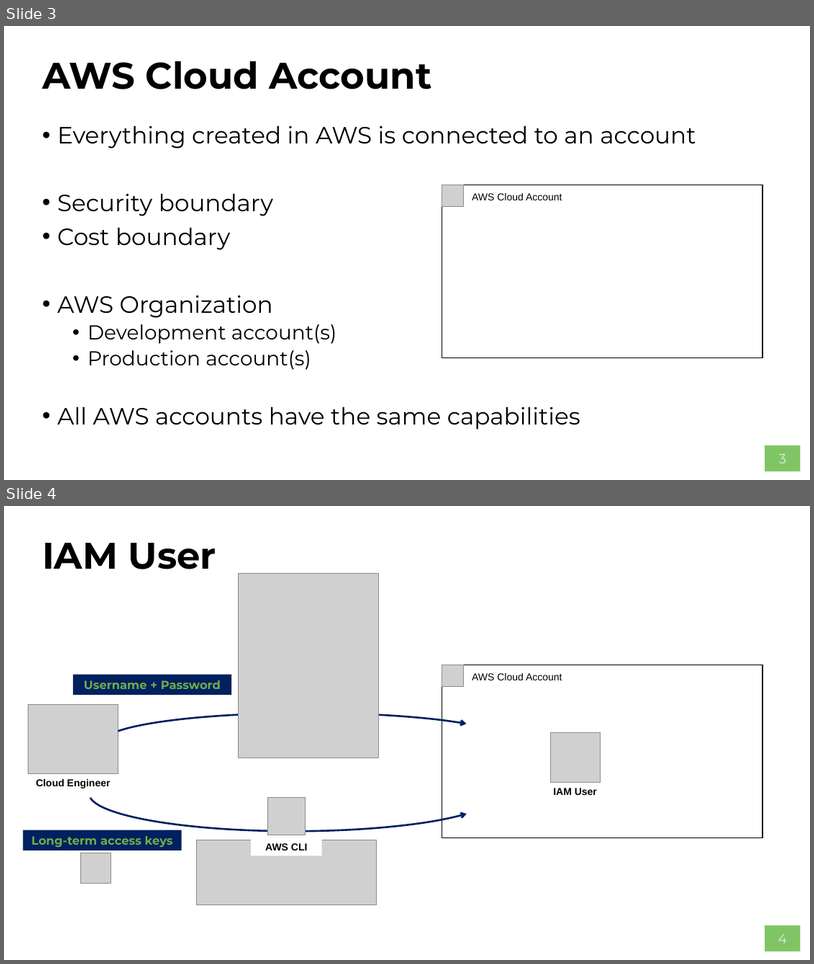
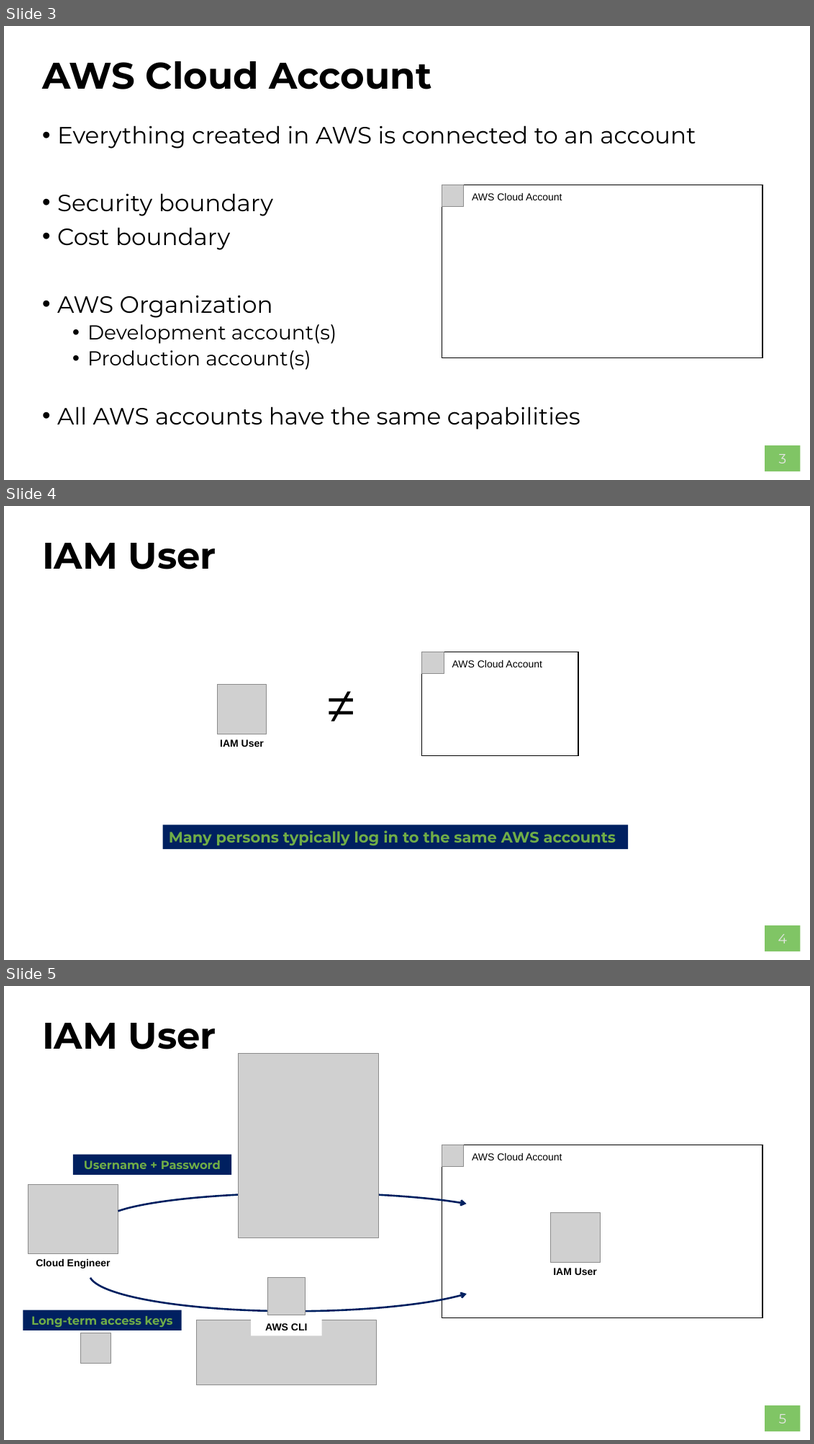
Before and after one commit to AWS-Competence-Group/sessions, a slide deck: 02-identity-and-access-management/02-identity-and-access-management.pptx. Shown one above the other, each under a label of ours: slides 3 and 4 before the commit, slides 3, 4 and 5 after it. The pictures are 814x964 and 814x1444 pixels, drawn with LibreOffice and Linux fonts; fonts in the diff are those of the drawing; grey boxes stand for pictures; background and template pictures are left out. Boxes give left, top, right and bottom in pixels: in the first picture for what was removed or moved away, otherwise in the second. Text is boxed around its words. In the diff, an @@ line names an element or a change of style, - is before the commit and + after.

```diff
--- a/02-identity-and-access-management/02-identity-and-access-management.pptx
+++ b/02-identity-and-access-management/02-identity-and-access-management.pptx
@@ slide 4 added at box(4, 506, 810, 960), background #FFFFFF; not listed: 1 template element that a slide beside it also shows @@
@@ title added at box(42, 543, 216, 569), 44 pt, text #000000, bold @@
+IAM User
@@ rectangle added at box(422, 651, 579, 756), outline #000000 1 pt, 12 pt, text #000000 @@
+AWS Cloud Account
@@ picture added at box(422, 651, 444, 674) @@
@@ text added at box(319, 667, 373, 741), 66 pt, text #000000 @@
+≠
@@ picture added at box(218, 685, 267, 734) @@
@@ text added at box(220, 739, 264, 746), 12 pt, text #000000, bold @@
+IAM User
@@ rectangle added at box(163, 825, 629, 849), fill #002060, 18 pt, text #70AD47, bold @@
+Many persons typically log in to the same AWS accounts
@@ what was slide 4 is now slide 5 @@
@@ page number at box(779, 1414, 787, 1423): text changed @@
-4
+5
```
Also in this commit, not shown: 1 slide changed, 3 other slides added.
